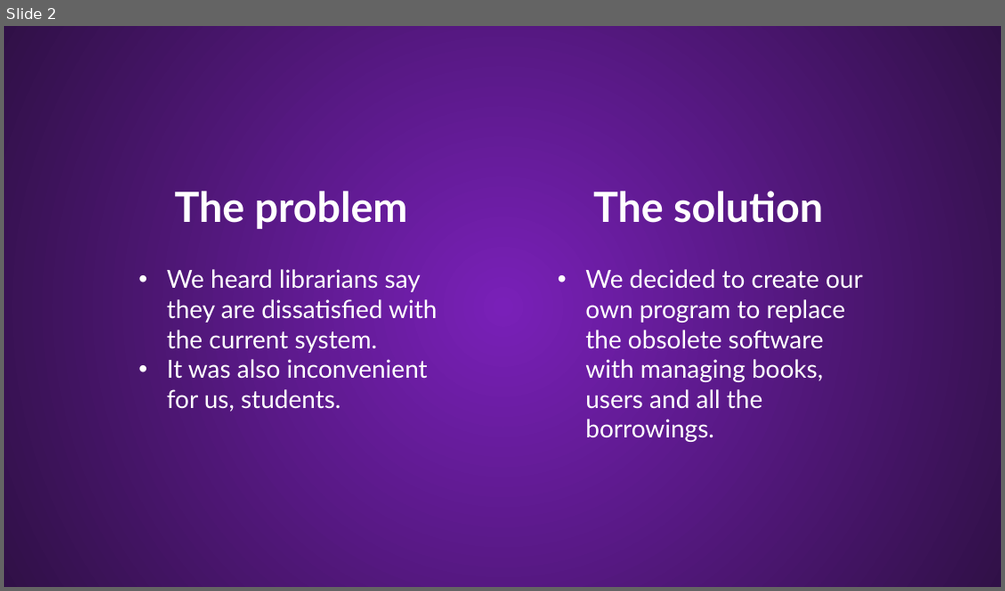
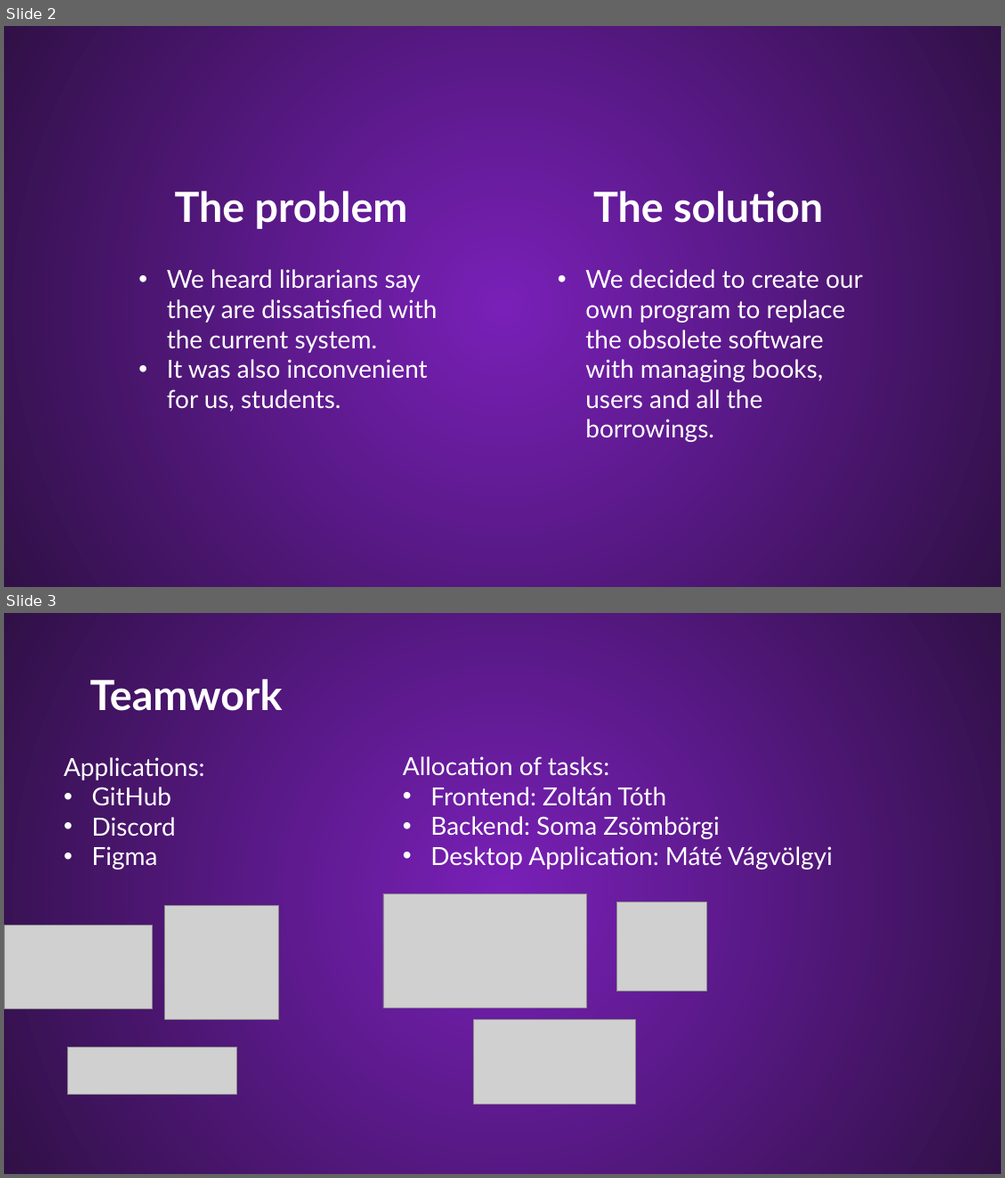
Before and after one commit to Palacsinta002/LMS, a slide deck: Presentation/LMS Presentation.pptx. Shown one above the other, each under a label of ours: slide 2 before the commit, slides 2 and 3 after it. The pictures are 1005x591 and 1005x1178 pixels, drawn with LibreOffice and Linux fonts; fonts in the diff are those of the drawing; grey boxes stand for pictures; background and template pictures are left out. Boxes give left, top, right and bottom in pixels: in the first picture for what was removed or moved away, otherwise in the second. Text is boxed around its words. In the diff, an @@ line names an element or a change of style, - is before the commit and + after.

```diff
--- a/Presentation/LMS Presentation.pptx
+++ b/Presentation/LMS Presentation.pptx
@@ slide 3 added at [4, 613, 1001, 1174], background #54167F; not listed: 1 template element that a slide beside it also shows @@
@@ text added at [90, 679, 283, 711], 40 pt, text #FFFFFF, bold @@
+Teamwork
@@ text added at [64, 757, 205, 869], 24 pt, text #FFFFFF @@
+Applications:
+• GitHub
+• Discord
+• Figma
@@ text added at [403, 756, 833, 869], 24 pt, text #FFFFFF @@
+Allocation of tasks:
+• Frontend: Zoltán Tóth
+• Backend: Soma Zsömbörgi
+• Desktop Application: Máté Vágvölgyi
@@ picture added at [165, 906, 279, 1020] @@
@@ picture added at [383, 893, 587, 1008] @@
@@ picture added at [617, 901, 707, 991] @@
@@ picture added at [4, 925, 152, 1008] @@
@@ picture added at [474, 1020, 635, 1104] @@
@@ picture added at [67, 1047, 236, 1094] @@
```
Also in this commit, not shown: 1 slide changed, 9 other slides added, 1 slide removed, 1 other file.
